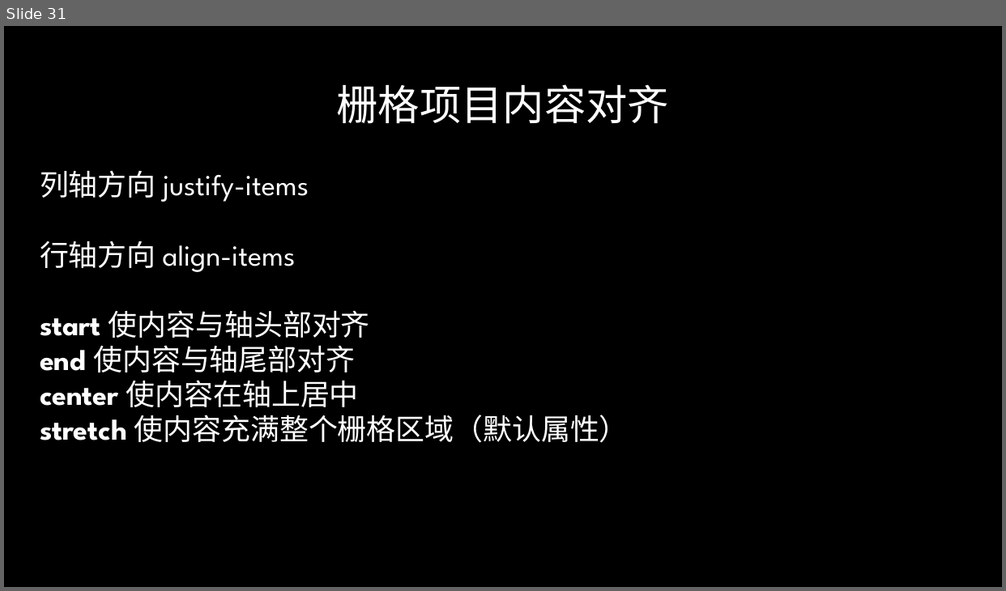
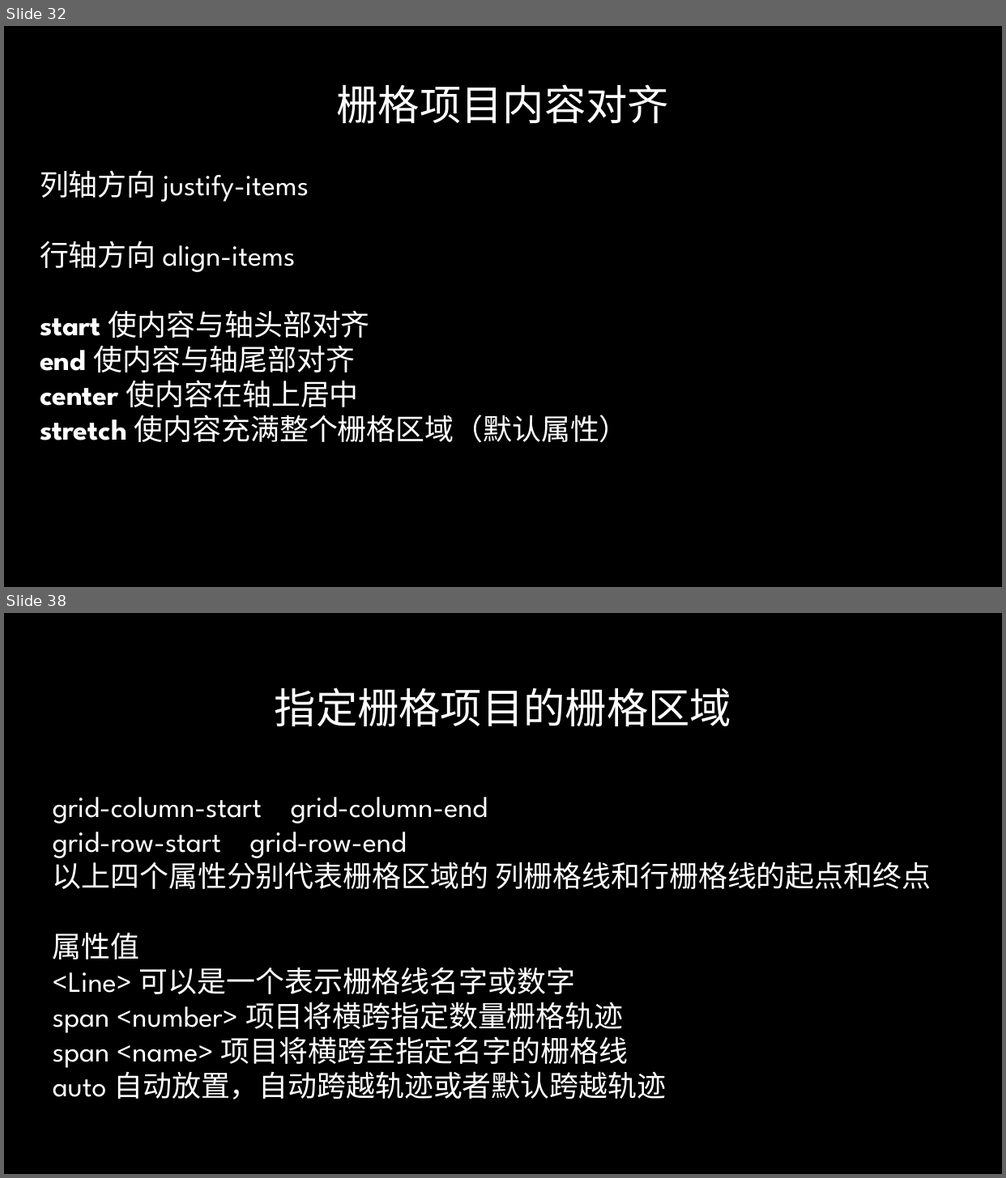
Before and after one commit to radiofly19841018/demo-flex, a slide deck: ppt/CSS Flex&Grid.pptx. Shown one above the other, each under a label of ours: slide 31 before the commit, slides 32 and 38 after it; the slides between them are not shown. The pictures are 1006x591 and 1006x1178 pixels, drawn with LibreOffice and Linux fonts; fonts in the diff are those of the drawing; background and template pictures are left out. Boxes give left, top, right and bottom in pixels: in the first picture for what was removed or moved away, otherwise in the second. Text is boxed around its words. In the diff, an @@ line names an element or a change of style, - is before the commit and + after.

```diff
--- a/ppt/CSS Flex&Grid.pptx
+++ b/ppt/CSS Flex&Grid.pptx
@@ slide 38 added at <box>4,613,1002,1174</box>, background picture (left out) @@
@@ title added at <box>275,688,731,727</box>, 40 pt, text gradient #FFFFFF to #A6A6A6 @@
+指定栅格项目的栅格区域
@@ text added at <box>53,797,931,1100</box>, 28 pt, text #FFFFFF @@
+grid-column-start grid-column-end
+grid-row-start grid-row-end
+以上四个属性分别代表栅格区域的 列栅格线和行栅格线的起点和终点
+属性值
+<Line> 可以是一个表示栅格线名字或数字
+span <number> 项目将横跨指定数量栅格轨迹
+span <name> 项目将横跨至指定名字的栅格线
+auto 自动放置，自动跨越轨迹或者默认跨越轨迹
@@ what was slide 31 is now slide 32 @@
```
Also in this commit, not shown: 2 slides changed, 9 other slides added, 4 slides removed.
